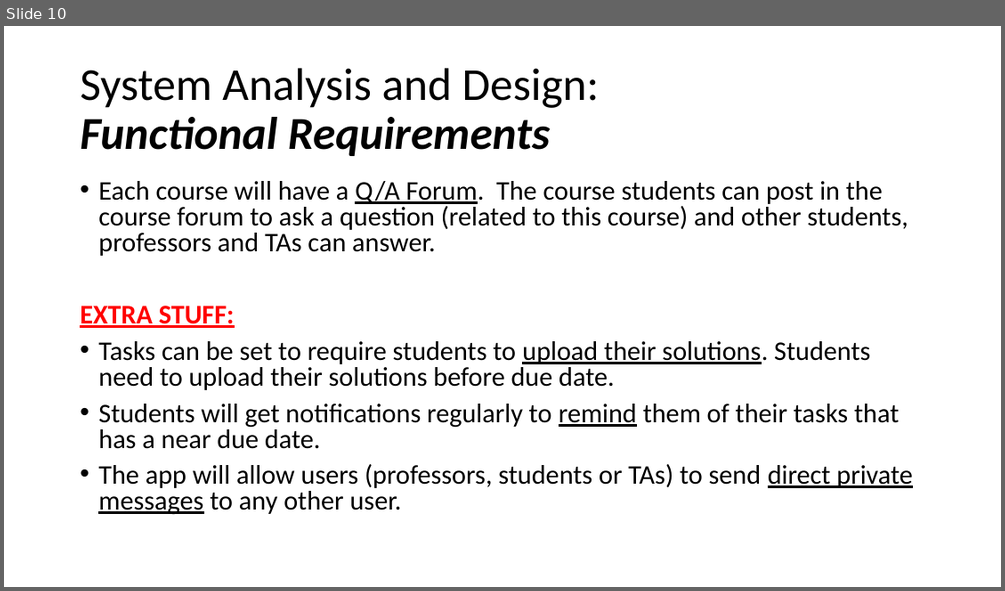
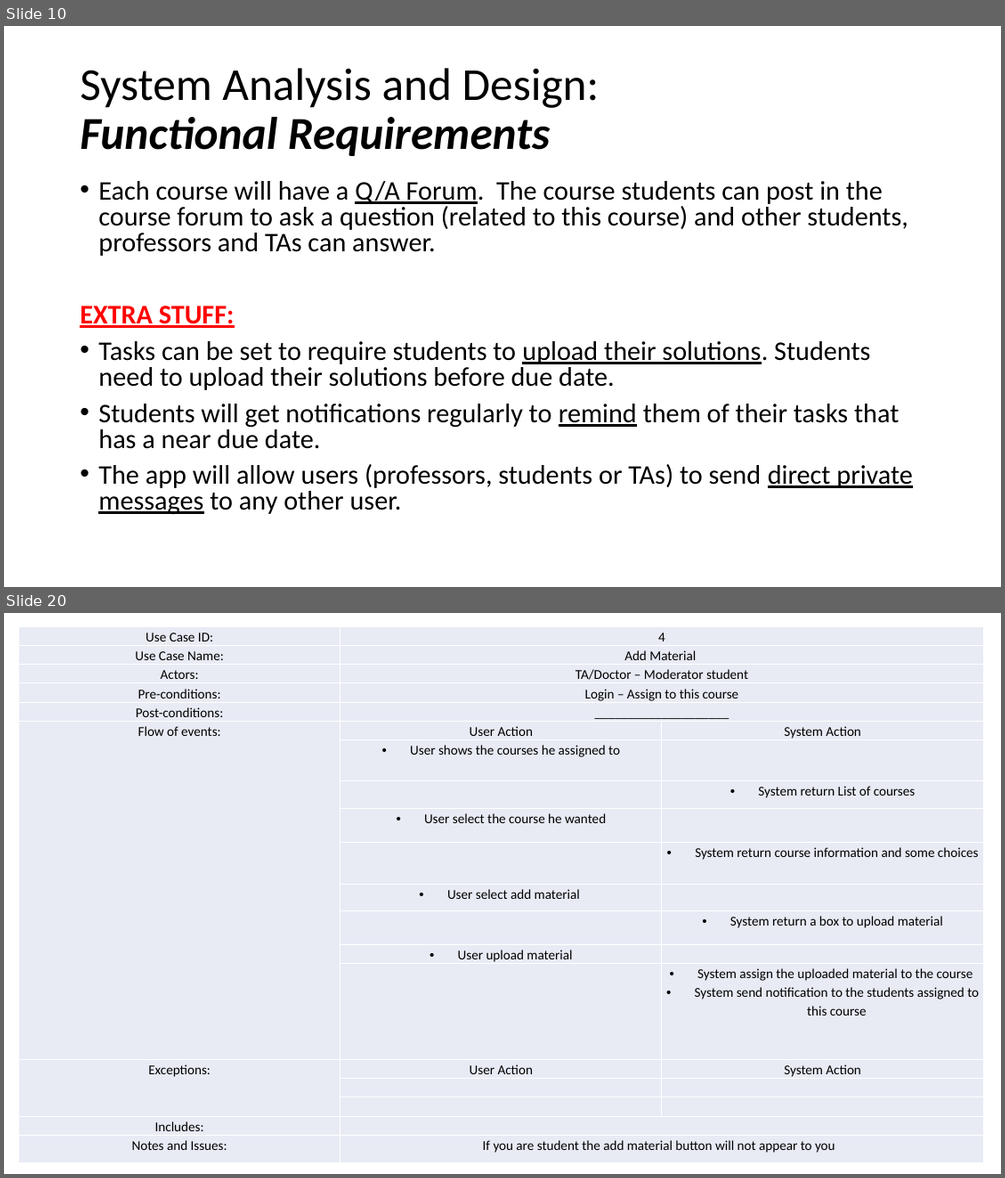
Before and after one commit to FCI-E-campus/fci-e-campus-docs, a slide deck: Mid-year document & presentation/FCI-CU-GP-Midyear-Presentation.pptx. Shown one above the other, each under a label of ours: slide 10 before the commit, slides 10 and 20 after it; the slides between them are not shown. The pictures are 1005x591 and 1005x1178 pixels, drawn with LibreOffice and Linux fonts; fonts in the diff are those of the drawing. Boxes give left, top, right and bottom in pixels: in the first picture for what was removed or moved away, otherwise in the second. Text is boxed around its words. In the diff, an @@ line names an element or a change of style, - is before the commit and + after.

```diff
--- a/Mid-year document & presentation/FCI-CU-GP-Midyear-Presentation.pptx
+++ b/Mid-year document & presentation/FCI-CU-GP-Midyear-Presentation.pptx
@@ slide 20 added at (4, 613, 1001, 1174), background #FFFFFF @@
@@ table added at (19, 626, 984, 1160), 19 rows, 3 columns @@
+Use Case ID: | 4 | 
+Use Case Name: | Add Material | 
+Actors: | TA/Doctor – Moderator student | 
+Pre-conditions: | Login – Assign to this course | 
+Post-conditions: | ____________________ | 
+Flow of events: | User Action | System Action
+ | User shows the courses he assigned to | 
+ |  | System return List of courses
+ | User select the course he wanted | 
+ |  | System return course information and some choices
+ | User select add material | 
+ |  | System return a box to upload material
+ | User upload material | 
+ |  | System assign the uploaded material to the course / System send notification to the students assigned to this course
+Exceptions: | User Action | System Action
+ |  | 
+ |  | 
+Includes: |  | 
+Notes and Issues: | If you are student the add material button will not appear to you | 
```
Also in this commit, not shown: 10 slides changed, 22 other slides added, 2 other files.
